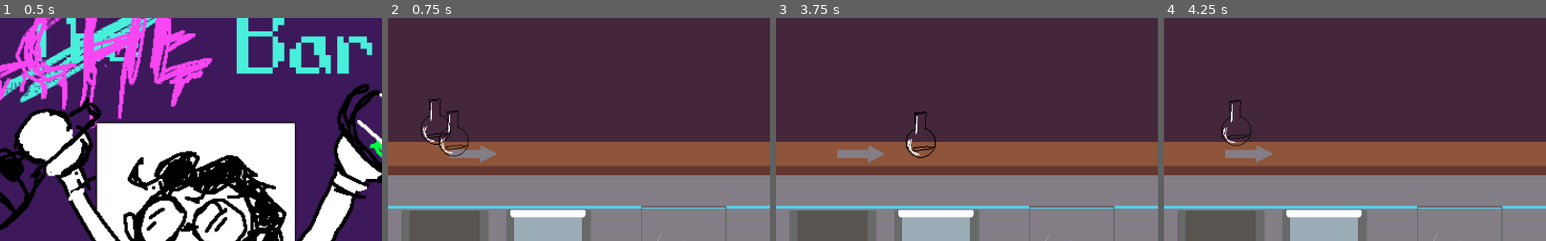
Above: before the commit, frames 1-4 (left to right).
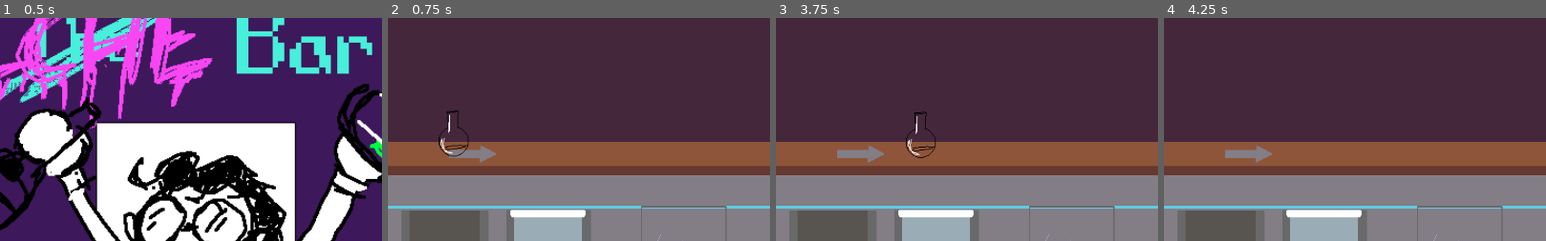
Above: after the commit, the same moments.

Repository: MoonTrain/Chill2022
Game: Godot game, scene res://mainMenu.tscn
Two runs of this game, one before a commit and one after it. Both use one fixed random seed, a clock stepped at 60 frames per second and the inputs below.
Inputs (mouse positions are % of the whole screen's width and height, from its top left):
- Up to frame 1 (0.5 s): no input
- Up to frame 2 (0.75 s): click "Start" at 0.5 s
- Up to frame 3 (3.75 s): drag from (32, 81) to (73, 47) at 1.27 s; tap Enter at 2, 3.5 s; drag from (73, 47) to (32, 81) at 2.02 s; tap Space at 2.75 s; move the mouse to (46, 75) at 2.77 s; hold Right (move_right) 2.78-3.5 s; click (46, 75) at 2.85 s; drag from (34, 45) to (73, 47) at 3.52 s
- Up to frame 4 (4.25 s): no input
The pictures show only the part of the screen within x 25-75%, y 19-69%; the shares and areas given below are measured in that part.

Frame 1 is identical in both runs. In frame 2, 0.3% of the frame differs, in the area x 8-17%, y 35-57%; in frame 3, 0.1%; in frame 4, 0.3%, in the area x 15-23%, y 36-58%.

Commit message:
Improvements

Diff:
--- a/Alchebar/DrinkServe.gd
+++ b/Alchebar/DrinkServe.gd
@@ -17,6 +17,12 @@
 
 const SLIDE_SOUNDS = [
 	preload("res://audio/slide.wav")
+]
+
+const PICKUP_SOUNDS = [
+	preload("res://audio/pickup1.wav"),
+	preload("res://audio/pickup2.wav"),
+	preload("res://audio/pickup3.wav")
 ]
 
 func play_sound(list):
@@ -63,6 +69,7 @@
 func _on_Area2D_input_event(viewport, event, shape_idx):
 	if(Input.is_action_just_pressed("click")):
 		selected = true
+		play_sound(PICKUP_SOUNDS)
 
 
 
--- a/Alchebar/Node.tscn
+++ b/Alchebar/Node.tscn
@@ -71,9 +71,6 @@
 [node name="AudioStreamPlayer2D" type="AudioStreamPlayer2D" parent="RedPot6"]
 volume_db = 8.0
 
-[node name="DropDrink" parent="." instance=ExtResource( 3 )]
-position = Vector2( 320, 256 )
-
 [node name="DropZone3" parent="." instance=ExtResource( 1 )]
 position = Vector2( 34.5961, 193 )
 
Binary file changed: Alchebar/icon.png
